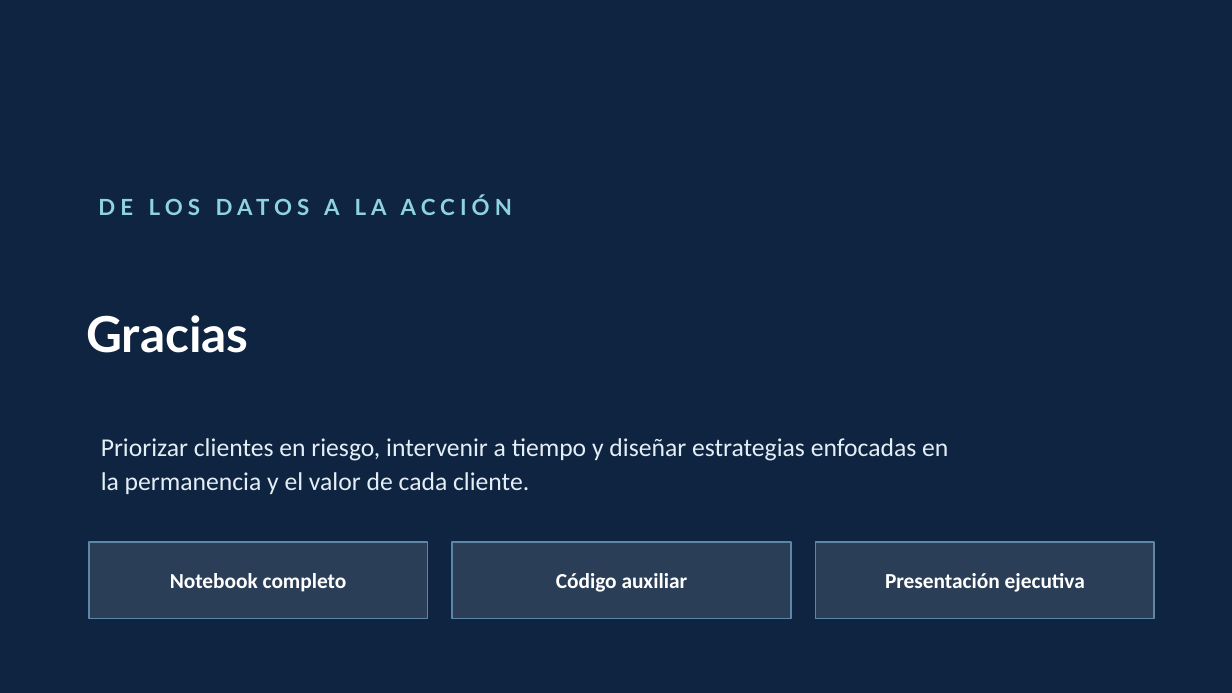
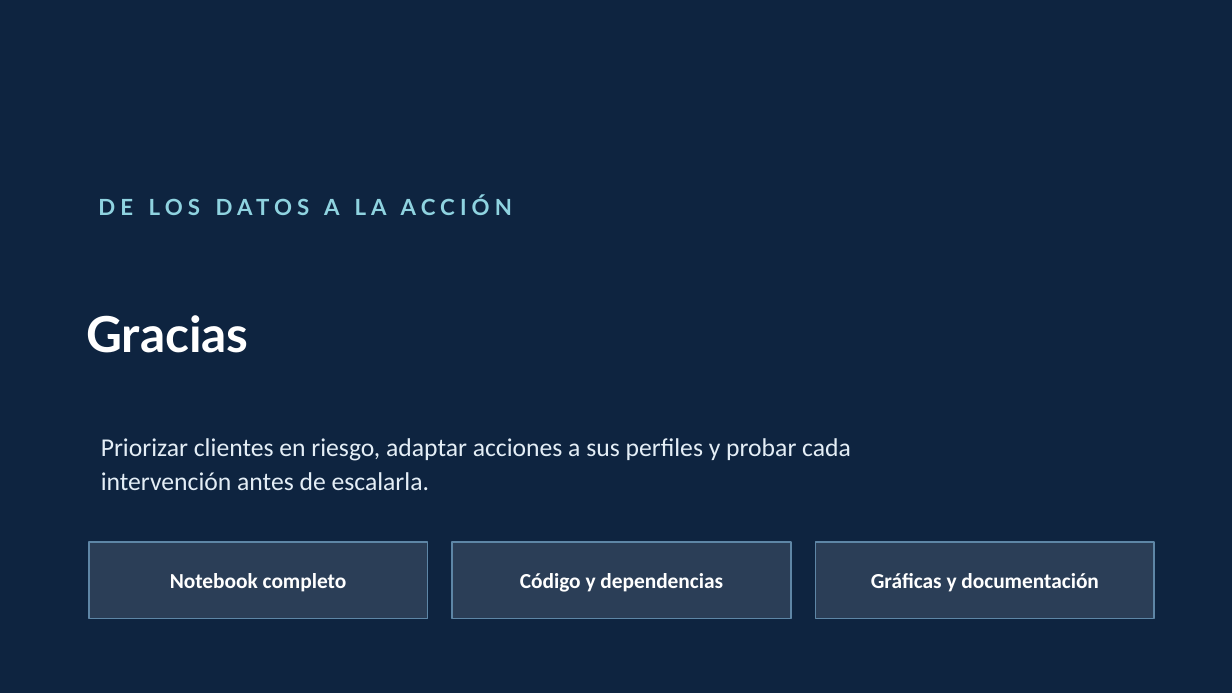
Before and after one commit to Fernando-a19/model_fitness_churn_analysis, a slide deck: slide 14 of docs/Analisís de cancelación.pptx. Drawn at 1232x693 pixels with LibreOffice and Linux fonts; fonts in the diff are those of the drawing; background and template pictures are left out. Boxes give left, top, right and bottom in pixels: in the first picture for what was removed or moved away, otherwise in the second. Text is boxed around its words. In the diff, an @@ line names an element or a change of style, - is before the commit and + after.

```diff
--- a/docs/Analisís de cancelación.pptx
+++ b/docs/Analisís de cancelación.pptx
@@ text at [101,438,851,490]: text changed @@
-Priorizar clientes en riesgo, intervenir a tiempo y diseñar estrategias enfocadas en la permanencia y el valor de cada cliente.
+Priorizar clientes en riesgo, adaptar acciones a sus perfiles y probar cada intervención antes de escalarla.
@@ text at [520,573,723,592]: text changed @@
-Código auxiliar
+Código y dependencias
@@ text at [871,573,1099,592]: text changed @@
-Presentación ejecutiva
+Gráficas y documentación
```
Also in this commit, not shown: 13 other slides changed, 3 other files.
